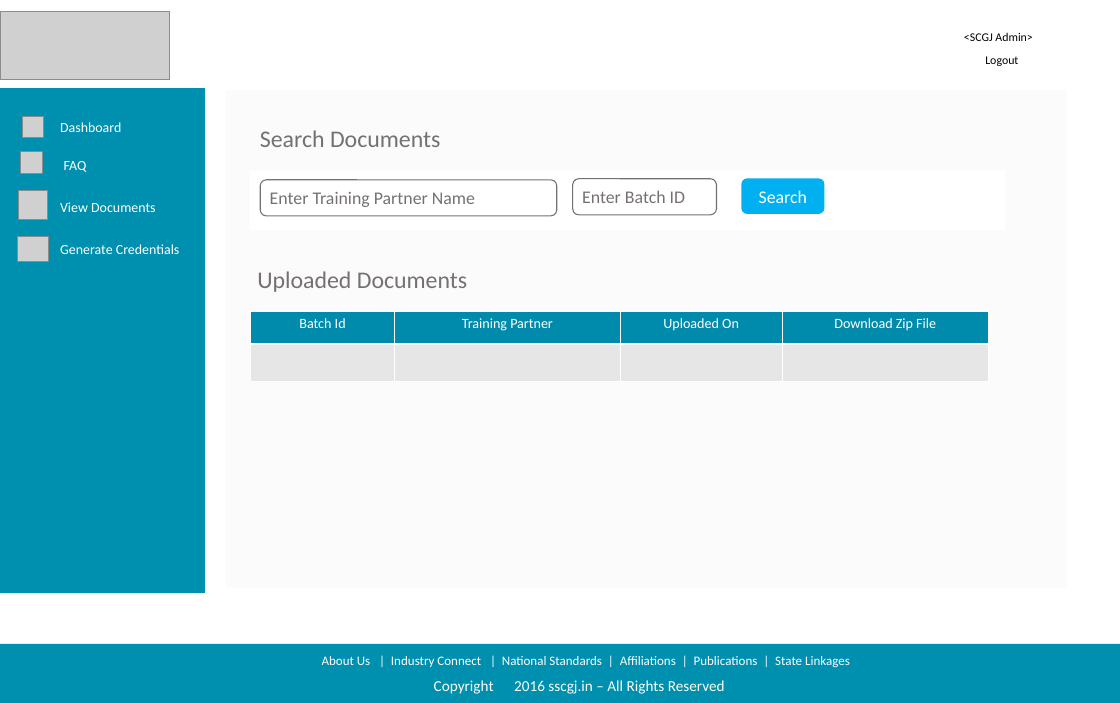
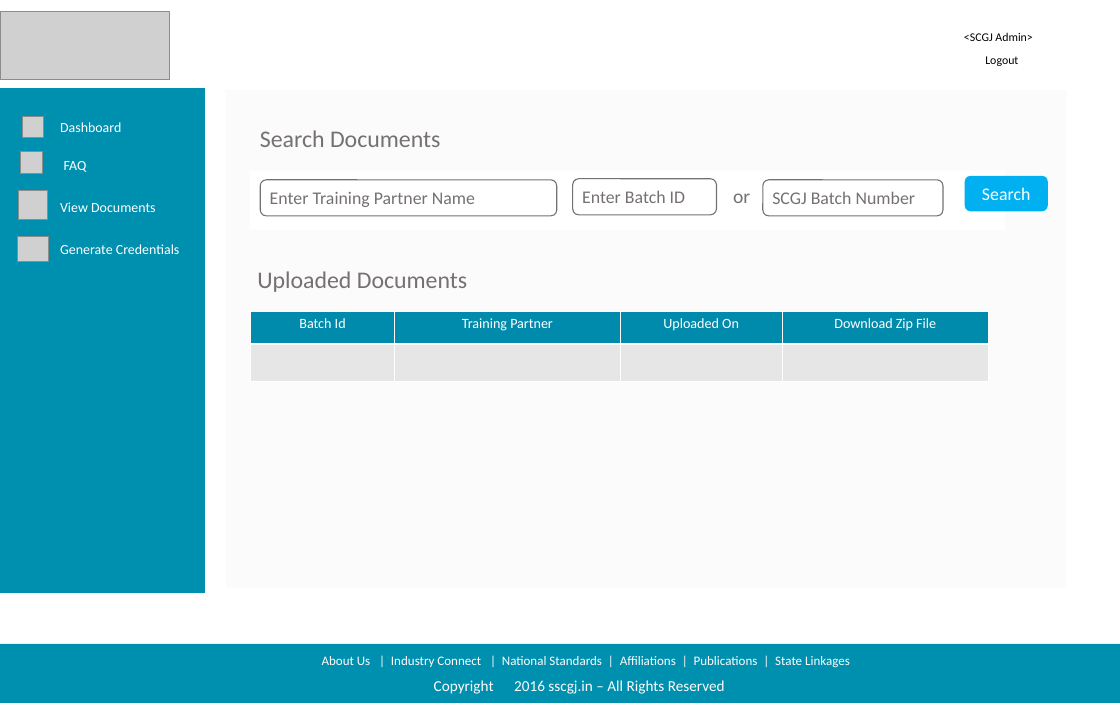
Before and after one commit to sarthakbhutani/NSKFDC-App, a slide deck: slide 14 of Requirements/Product Backlog/Screen Designs/Screen Design Deck/Updated Designs.pptx (slide 13 before the commit). Drawn at 1120x703 pixels with LibreOffice and Linux fonts; fonts in the diff are those of the drawing; grey boxes stand for pictures; background and template pictures are left out. Boxes give left, top, right and bottom in pixels: in the first picture for what was removed or moved away, otherwise in the second. Text is boxed around its words. In the diff, an @@ line names an element or a change of style, - is before the commit and + after.

```diff
--- a/Requirements/Product Backlog/Screen Designs/Screen Design Deck/Updated Designs.pptx
+++ b/Requirements/Product Backlog/Screen Designs/Screen Design Deck/Updated Designs.pptx
@@ rounded rectangle "Search": place and size @@
-rounded rectangle "Search" at [741,178,824,214]
+rounded rectangle "Search" at [964,176,1047,212]
@@ text added at [733,193,750,203], 18 pt, text #767171 @@
+or
@@ rounded rectangle added at [763,180,943,216], fill #FFFFFF, outline #767171 1 pt, 16.5 pt, text #767171 @@
+SCGJ Batch Number
```
Also in this commit, not shown: 9 other slides changed, 1 slide added, 1 other file.
